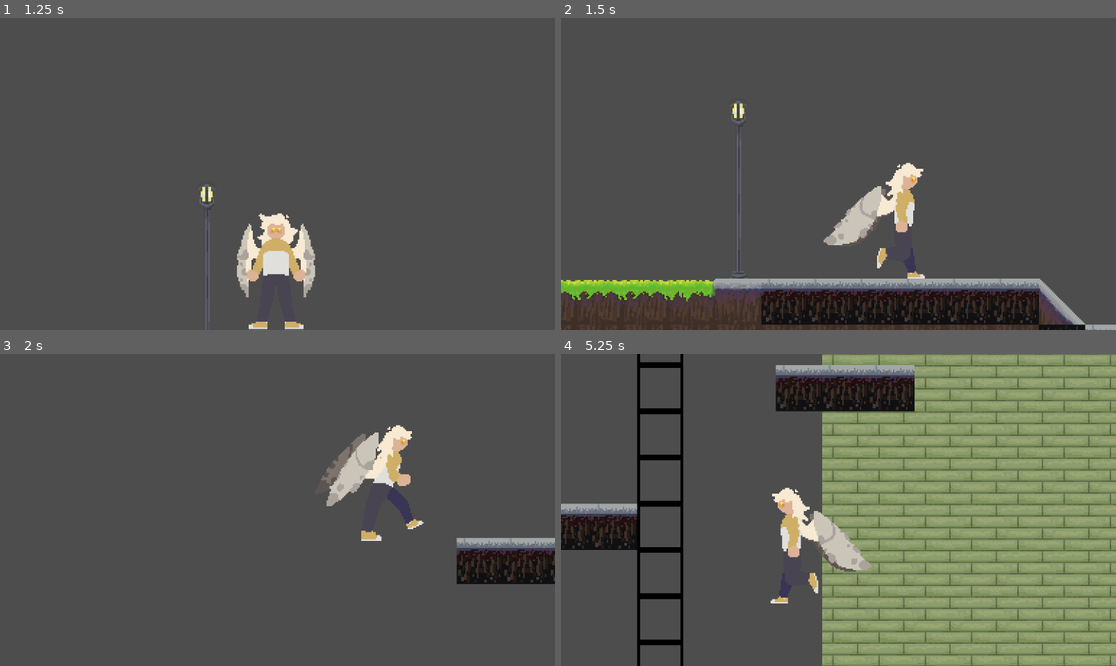
Above: before the commit, frames 1-4 (two rows, left to right).
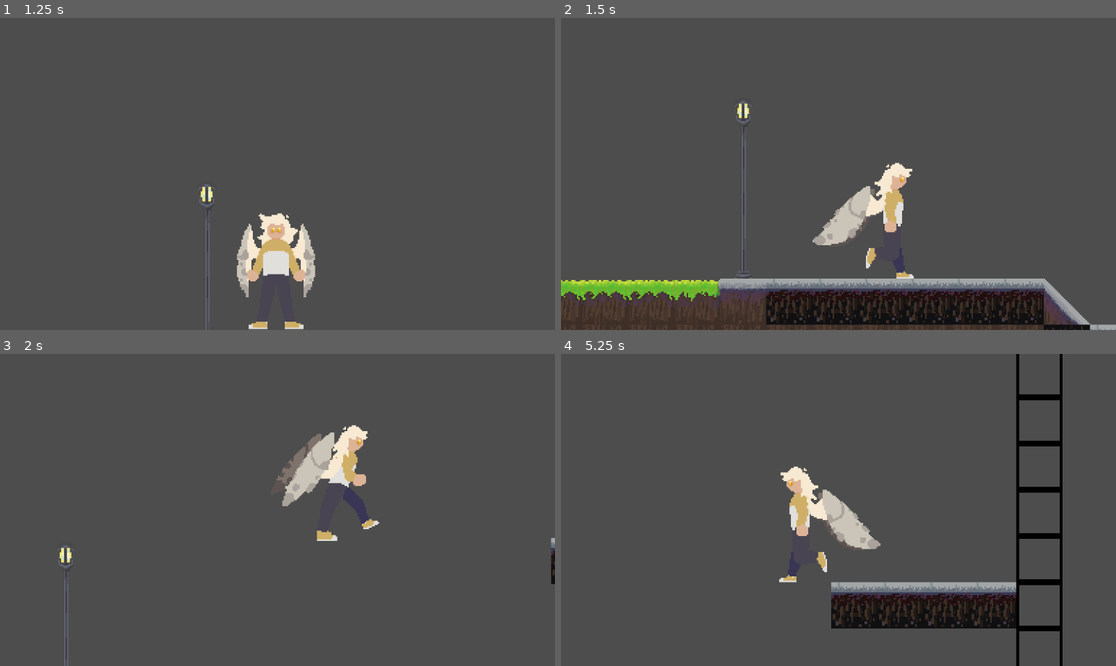
Above: after the commit, the same moments.

Repository: k-drag0n/Kayleigh-s-DAE-Projects
Game: Godot game, scene res://Main_menu(title).tscn
The game is run twice, just before and just after one commit, with the same random seed, the same clock (stepped at 60 frames per second) and the same inputs.
Inputs:
- Up to frame 1 (1.25 s): click "PLAY" at 0.5 s
- Up to frame 2 (1.5 s): tap Enter (ui_accept) at 1.25 s; hold D (right) from 1.28 s (still down); tap Shift (shift, bound only after the commit) at 1.35 s
- Up to frame 3 (2 s): keep holding D (right); tap W (jump) at 1.52 s
- Up to frame 4 (5.25 s): tap Shift (shift, bound only after the commit) every 0.75 s from 2.1 to 5.1 s; tap W (jump) at 2.27, 3.77, 4.52 s; release D (right) at 2.78 s; hold A (left) 2.78-3.53 s; hold D (right) 3.53-5.03 s; hold A (left) from 5.03 s (still down)

Frame 1 is identical in both runs. In frame 2, 6.4% of the frame differs, in the area x 0-100%, y 26-100%; in frame 3, 6.6%; in frame 4, 58%, in the area x 0-100%, y 0-100%.

Commit message:
trying to make a dash function and failing TERRIBLY AGFJDHSJFHSJS.

Diff:
--- a/godot stuff/CharacterBody2D.gd
+++ b/godot stuff/CharacterBody2D.gd
@@ -5,6 +5,7 @@
 const GRAVITY = 600
 
 @export var speed = 180.0
+
 
 @export var jumpstrength := -280.0
 @export var maxjumps := 2
@@ -17,8 +18,28 @@
 var _jumpsmade := 0
 var _velocity := Vector2.ZERO
 
+@onready var dash_timer = $dash_timer
+var dodash = false
+var dashDir : int
+
 
 func _physics_process(delta):
+
+
+	if Input.is_action_just_pressed("shift"):
+		if Input.is_action_just_pressed("left"):
+			dashDir = -1
+		elif Input.is_action_just_pressed("right"):
+			dashDir = 1
+
+		dodash = true
+		dash_timer.start()
+
+	if dodash:
+		velocity.x = dashDir * speed * 3
+		print("dashed")
+		print(dashDir)
+
 
 	var is_falling = _velocity.y > 0.0 and not is_on_floor()
 	var is_jumping = Input.is_action_just_pressed("jump") and is_on_floor()
--- a/godot stuff/Main_menu(title).tscn
+++ b/godot stuff/Main_menu(title).tscn
@@ -1,15 +1,24 @@
-[gd_scene load_steps=5 format=3 uid="uid://cyg0dlxmmmbt8"]
+[gd_scene load_steps=7 format=3 uid="uid://cyg0dlxmmmbt8"]
 
 [ext_resource type="Script" path="res://Main_menu(title).gd" id="1_6y1ug"]
+
+[sub_resource type="StyleBoxFlat" id="StyleBoxFlat_54k0m"]
+bg_color = Color(0.282353, 0.698039, 0.541176, 1)
+skew = Vector2(1.5, 0.05)
 
 [sub_resource type="StyleBoxFlat" id="StyleBoxFlat_qlh18"]
 bg_color = Color(0.87451, 0.678431, 0.172549, 1)
 skew = Vector2(1.5, 0)
 
 [sub_resource type="Theme" id="Theme_vtwrg"]
+Button/styles/hover = SubResource("StyleBoxFlat_54k0m")
 Button/styles/normal = SubResource("StyleBoxFlat_qlh18")
 
 [sub_resource type="Theme" id="Theme_nrsoi"]
+
+[sub_resource type="StyleBoxFlat" id="StyleBoxFlat_8cs8x"]
+bg_color = Color(0.784314, 0.368627, 0.458824, 1)
+skew = Vector2(2, -0.05)
 
 [node name="Main_menu(title)" type="Control"]
 layout_mode = 3
@@ -64,6 +73,7 @@
 
 [node name="Exit" type="Button" parent="MarginContainer/HBoxContainer/VBoxContainer"]
 layout_mode = 2
+theme_override_styles/hover = SubResource("StyleBoxFlat_8cs8x")
 text = "EXIT"
 
 [node name="Camera2D" type="Camera2D" parent="."]
--- a/godot stuff/RylieSpriteNode.tscn
+++ b/godot stuff/RylieSpriteNode.tscn
@@ -177,6 +177,10 @@
 frame = 4
 frame_progress = 0.685473
 
+[node name="dash_timer" type="Timer" parent="mainchar"]
+wait_time = 0.4
+one_shot = true
+
 [node name="TileMap" type="TileMap" parent="."]
 visible = false
 tile_set = SubResource("TileSet_o3ve2")
--- /dev/null
+++ b/godot stuff/dash_timer.gd
@@ -0,0 +1,11 @@
+extends Timer
+
+@onready var dash_timer = $dash_timer
+
+func start_dash(dur):
+	Timer.wait_time = dur
+	dash_timer.start()
+
+
+func is_dashing():
+	return !dash_timer.is_stopped()
--- a/godot stuff/project.godot
+++ b/godot stuff/project.godot
@@ -42,9 +42,10 @@
 , Object(InputEventKey,"resource_local_to_scene":false,"resource_name":"","device":0,"window_id":0,"alt_pressed":false,"shift_pressed":false,"ctrl_pressed":false,"meta_pressed":false,"pressed":false,"keycode":0,"physical_keycode":4194322,"key_label":0,"unicode":0,"echo":false,"script":null)
 ]
 }
-Enter={
+shift={
 "deadzone": 0.5,
-"events": []
+"events": [Object(InputEventKey,"resource_local_to_scene":false,"resource_name":"","device":-1,"window_id":0,"alt_pressed":false,"shift_pressed":false,"ctrl_pressed":false,"meta_pressed":false,"pressed":false,"keycode":0,"physical_keycode":4194325,"key_label":0,"unicode":0,"echo":false,"script":null)
+]
 }
 
 [rendering]
